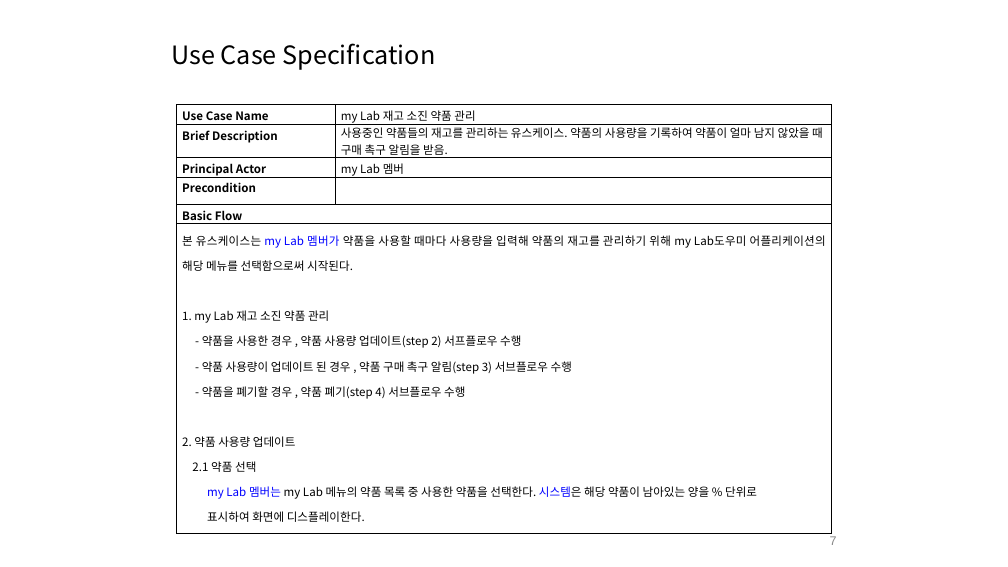
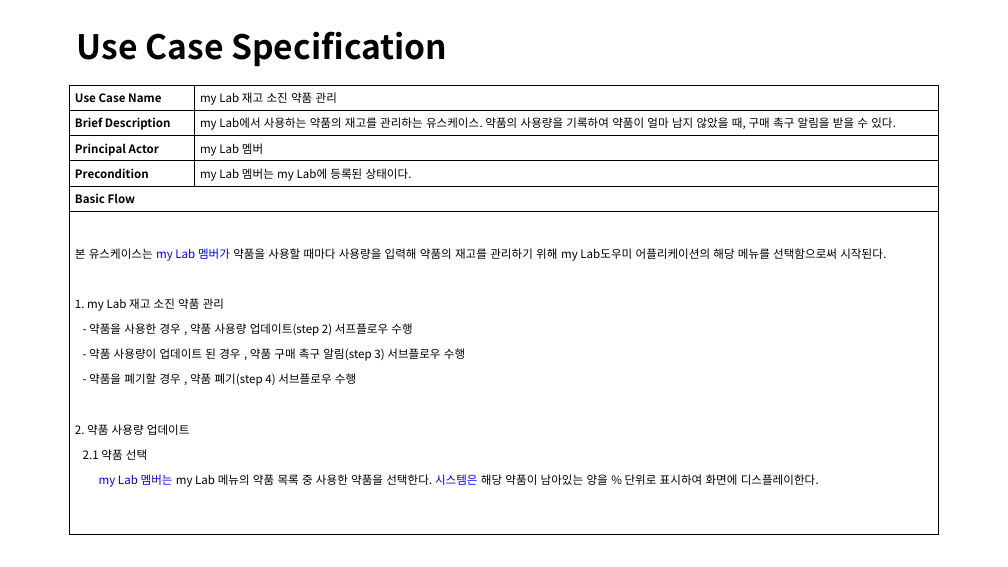
Before and after one commit to jisukim97/ChemicalManagementApplication, a slide deck: slide 7 of Document/4_수정중/합친거.pptx. Drawn at 1008x567 pixels with LibreOffice and Linux fonts; fonts in the diff are those of the drawing. Boxes give left, top, right and bottom in pixels: in the first picture for what was removed or moved away, otherwise in the second. Text is boxed around its words. In the diff, an @@ line names an element or a change of style, - is before the commit and + after.

```diff
--- a/Document/4_수정중/합친거.pptx
+++ b/Document/4_수정중/합친거.pptx
@@ title "Use Case Specification": place and size @@
-title "Use Case Specification" at [171,43,435,70]
+title "Use Case Specification" at [77,31,447,67]
@@ title "Use Case Specification" at [77,31,447,67]: size 24 to 32 pt, bold on; line spacing 1 to 0.9 @@
@@ table at [70,85,939,535] @@
-row 2, column 2: 사용중인 약품들의 재고를 관리하는 유스케이스. 약품의 사용량을 기록하여 약품이 얼마 남지 않았을 때 구매 촉구 알림을 받음.
+row 2, column 2: my Lab에서 사용하는 약품의 재고를 관리하는 유스케이스. 약품의 사용량을 기록하여 약품이 얼마 남지 않았을 때, 구매 촉구 알림을 받을 수 있다.
-row 4, column 2: 
+row 4, column 2: my Lab 멤버는 my Lab에 등록된 상태이다.
-row 6, column 1: 본 유스케이스는 my Lab 멤버가 약품을 사용할 때마다 사용량을 입력해 약품의 재고를 관리하기 위해 my Lab도우미 어플리케이션의 해당 메뉴를 선택함으로써 시작된다. / 1. my Lab 재고 소진 약품 관리 / - 약품을 사용한 경우 , 약품 사용량 업데이트(step 2) 서프플로우 수행 / - 약품 사용량이 업데이트 된 경우 , 약품 구매 촉구 알림(step 3) 서브플로우 수행 / - 약품을 폐기할 경우 , 약품 폐기(step 4) 서브플로우 수행 / 2. 약품 사용량 업데이트 / 2.1 약품 선택 / my Lab 멤버는 my Lab 메뉴의 약품 목록 중 사용한 약품을 선택한다. 시스템은 해당 약품이 남아있는 양을 % 단위로 / 표시하여 화면에 디스플레이한다.
+row 6, column 1: 본 유스케이스는 my Lab 멤버가 약품을 사용할 때마다 사용량을 입력해 약품의 재고를 관리하기 위해 my Lab도우미 어플리케이션의 해당 메뉴를 선택함으로써 시작된다. / 1. my Lab 재고 소진 약품 관리 / - 약품을 사용한 경우 , 약품 사용량 업데이트(step 2) 서프플로우 수행 / - 약품 사용량이 업데이트 된 경우 , 약품 구매 촉구 알림(step 3) 서브플로우 수행 / - 약품을 폐기할 경우 , 약품 폐기(step 4) 서브플로우 수행 / 2. 약품 사용량 업데이트 / 2.1 약품 선택 / my Lab 멤버는 my Lab 메뉴의 약품 목록 중 사용한 약품을 선택한다. 시스템은 해당 약품이 남아있는 양을 % 단위로 표시하여 화면에 디스플레이한다.
@@ fill #FFFFFF to none in 10 cells @@
@@ line spacing 1.15 to 1 @@
@@ table: place and size @@
-table at [177,105,832,526]
+table at [70,85,939,535]
@@ page number removed at [830,536,837,545] @@
-7
```
Also in this commit, not shown: 22 other slides changed, 2 slides added.
